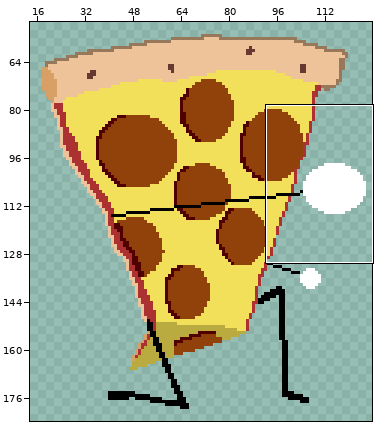
File history of a pixel-art file, Art/sprPizzaCrouchingLightV2.ase. The first picture is a wide view before the edit; the outline marks the close-up.
Close-up. First the earlier version:
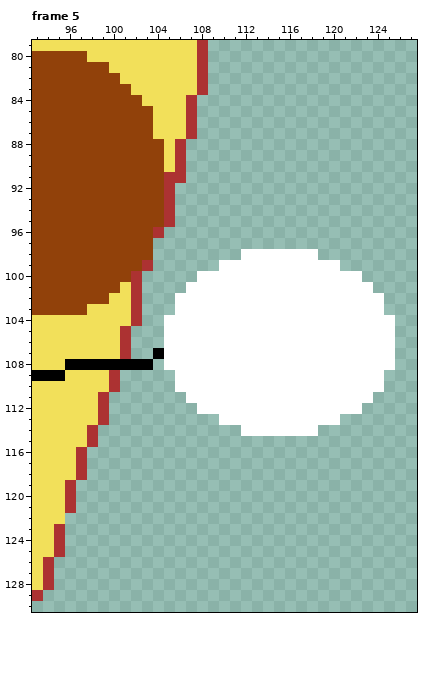
128x192 pixels, 7 frames. Shown: frame 5: x 93..127, y 79..130. The wide view leaves out empty margins.
And afterwards:
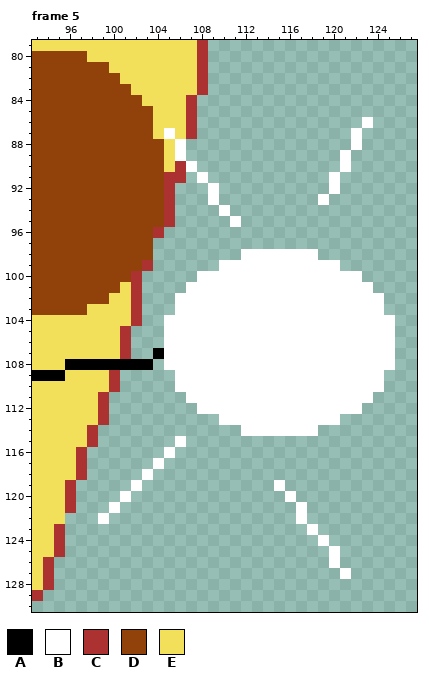
Palette (. is transparent): A #000000  B #ffffff  C #ac3232  D #91410a  E #f2e05a
Change:
Changed rows in their new state; - is an unchanged pixel.
Frame 5, layer "Body":
first column x 105:
 86 ------------------B
 87 B----------------B-
 88 -B---------------B-
 89 -B--------------B--
 90 --B-------------B--
 91 ---B-----------B---
 92 ----B----------B---
 93 ----B---------B----
 94 -----B-------------
 95 ------B------------
first column x 99:
115 -------B---------------
116 ------B----------------
117 -----B-----------------
118 ----B------------------
119 ---B------------B------
120 --B--------------B-----
121 -B----------------B----
122 B-----------------B----
123 -------------------B---
124 --------------------B--
125 ---------------------B-
126 ---------------------B-
127 ----------------------B
Where, in picture pixels (left, top, right, bottom), the same in both close-ups:
added: (318, 117, 373, 205)
changed: (164, 128, 241, 227)
added: (98, 436, 186, 524)
added: (274, 480, 351, 579)
